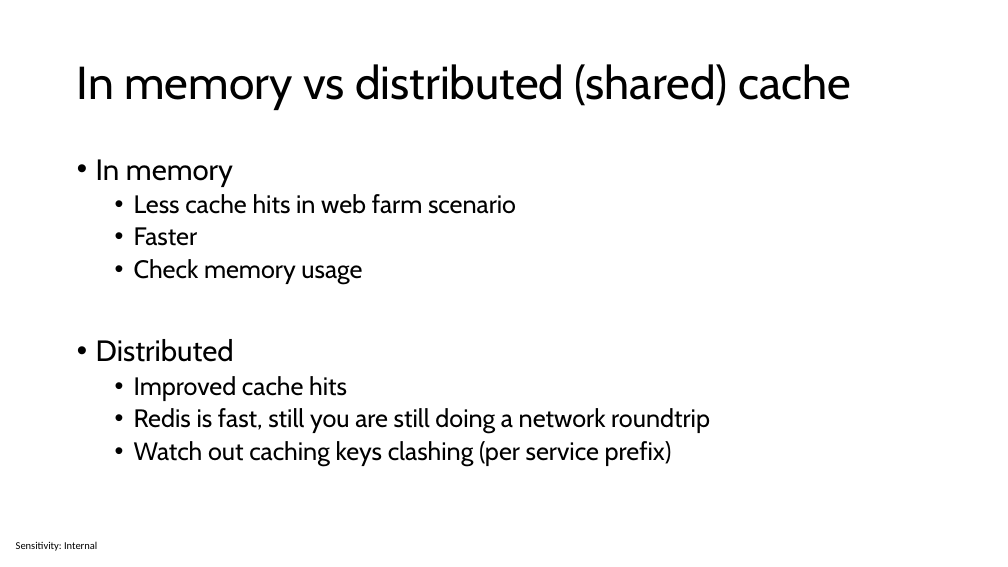
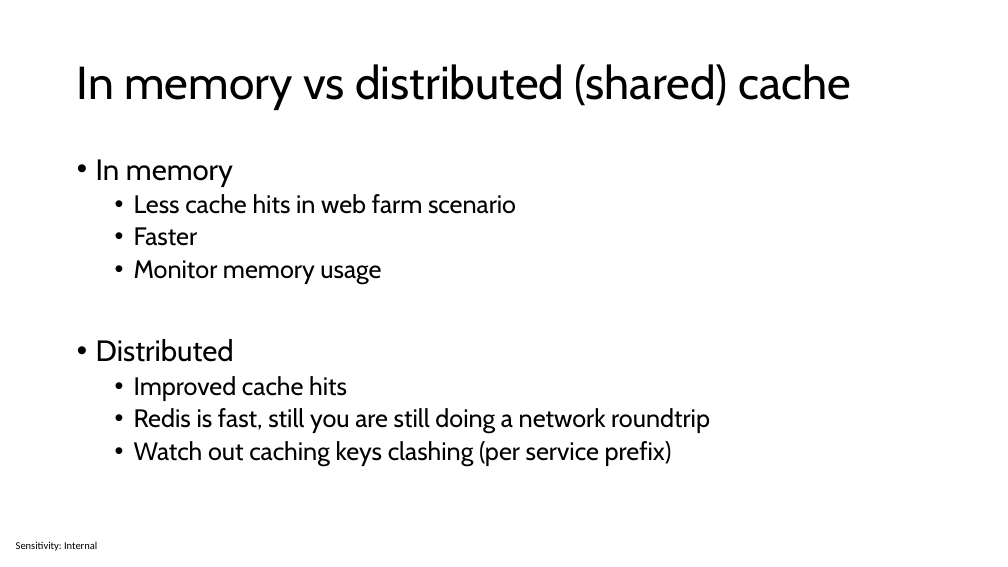
Before and after one commit to sabbadino/cache-like-a-pro-fusion-cache, a slide deck: slide 9 of cache-like-a-pro.pptx (slide 5 before the commit). Drawn at 1008x567 pixels with LibreOffice and Linux fonts; fonts in the diff are those of the drawing. Boxes give left, top, right and bottom in pixels: in the first picture for what was removed or moved away, otherwise in the second. Text is boxed around its words. In the diff, an @@ line names an element or a change of style, - is before the commit and + after.

Commit message:
work on slides

```diff
--- a/cache-like-a-pro.pptx
+++ b/cache-like-a-pro.pptx
@@ text at (134,260,381,284): text changed @@
-  • Check memory usage
+  • Monitor memory usage
```
Also in this commit, not shown: 7 slides added, 1 slide removed.
